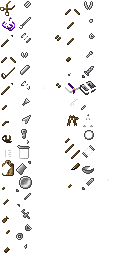
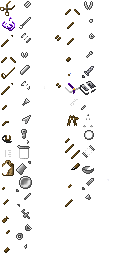
Layer changes from the first (128, 256) image to the second:
painted on "Pasted Layer #4" over [65, 194, 91, 207]
